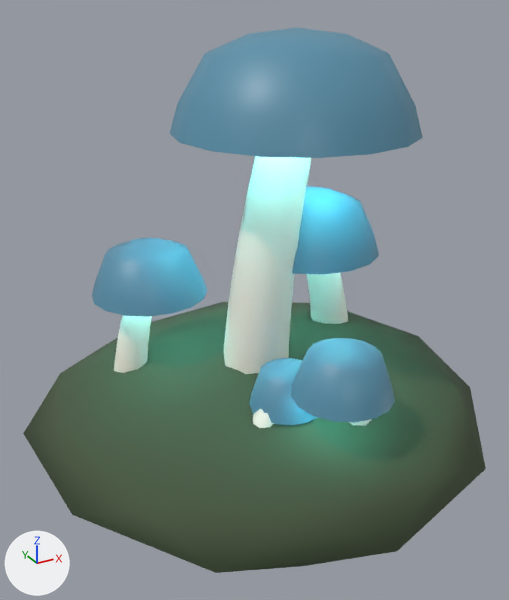
The glTF model assets/models/mushroom_cluster_01.glb as it was, and as the next commit left it.
Before and after are seen from a 50 mm lens placed at (-0.336, -0.612, 0.444), pointed at (-0.008, -0.016, 0.146). The lights are fixed; the arrows at lower left show +X, +Y and +Z. The picture after the commit comes second. Vertices at exactly the same position are counted once.

The first picture shows 'mushroom_cluster_01'.
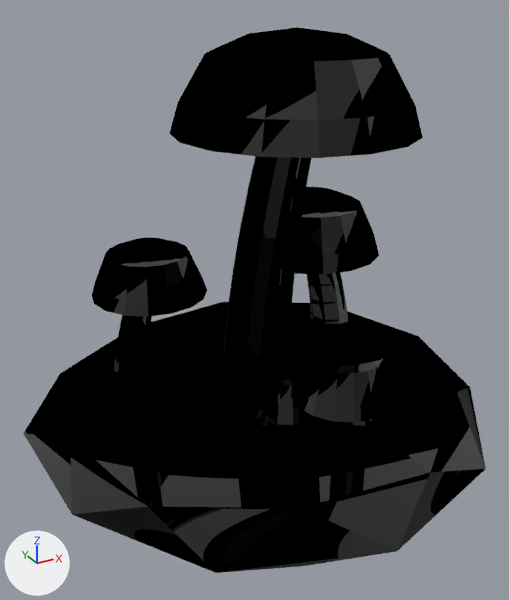
Pixel boxes (x1, y1, x2, y2) of what changed, in the pictures (509 x 600 px):
```json
{"object": "mushroom_cluster_01", "change": "recoloured, surface changed", "before": [23, 27, 486, 573], "after": [23, 27, 486, 573], "on screen": "darker"}
{"part": 1, "of": "me_base", "change": "recoloured", "before": [23, 302, 486, 573], "after": [23, 302, 486, 573], "on screen": "dark green to black"}
{"part": 2, "of": "me_base", "change": "recoloured", "before": [114, 156, 372, 428], "after": [114, 156, 372, 428], "on screen": "darker"}
{"part": 3, "of": "me_base", "change": "recoloured", "before": [92, 27, 423, 425], "after": [92, 27, 423, 425], "on screen": "blue to black"}
```

Edits to the scene script, one JSON object a line:
```json
{"op": "add", "block": "img_mushroom_cluster_01_alb", "code": ["img_mushroom_cluster_01_alb = load_image('mushroom_cluster_01_alb', '_unpacked/mushroom_cluster_01_alb', 1024, 1024, 'sRGB')"]}
{"op": "add", "block": "img_mushroom_cluster_01_nrm", "code": ["img_mushroom_cluster_01_nrm = load_image('mushroom_cluster_01_nrm', '_unpacked/mushroom_cluster_01_nrm', 1024, 1024, 'Non-Color')"]}
{"op": "add", "block": "img_mushroom_cluster_01_emi", "code": ["img_mushroom_cluster_01_emi = load_image('mushroom_cluster_01_emi', '_unpacked/mushroom_cluster_01_emi', 1024, 1024, 'sRGB')"]}
{"op": "add", "block": "img_mushroom_cluster_01_rgh", "code": ["img_mushroom_cluster_01_rgh = load_image('mushroom_cluster_01_rgh', '_unpacked/mushroom_cluster_01_rgh', 1024, 1024, 'Non-Color')"]}
{"op": "add", "block": "mat_mushroom_cluster_01_baked", "code": ["mat_mushroom_cluster_01_baked = bpy.data.materials.new('mushroom_cluster_01_baked')", "# uses the picture img_mushroom_cluster_01_alb", "# uses the picture img_mushroom_cluster_01_emi", "# uses the picture img_mushroom_cluster_01_nrm", "# uses the picture img_mushroom_cluster_01_rgh"]}
{"block": "me_base", "where": "me_base.from_pydata(...)  # 807 vertices, 1380 faces; spans x -0.244..0.256, y -0.257..0.255, z -0.031..0.411"}
{"block": "me_base", "where": "# used by ob_mushroom_cluster_01; location = (0.0, 0.0, 0.0)"}
{"op": "remove", "block": "me_base", "code": "me_base.materials.append(mat_mush_gill)  # cyan #7cf9f9, glowing cyan #89f9ff"}
{"block": "me_base", "change": "me_base part 1: all 80 faces that had it switch from mat_mush_base (dark green #45553c) to mat_mushroom_cluster_01_baked"}
{"block": "me_base", "change": "me_base part 2: all 670 faces that had it switch from mat_mush_stem (white #efebdd) to mat_mushroom_cluster_01_baked"}
{"block": "me_base", "change": "me_base part 3: all 560 faces that had it switch from mat_mush_cap (blue #5990aa) to mat_mushroom_cluster_01_baked"}
{"block": "me_base", "change": "me_base part 4: texture (UV) coordinates changed"}
```
